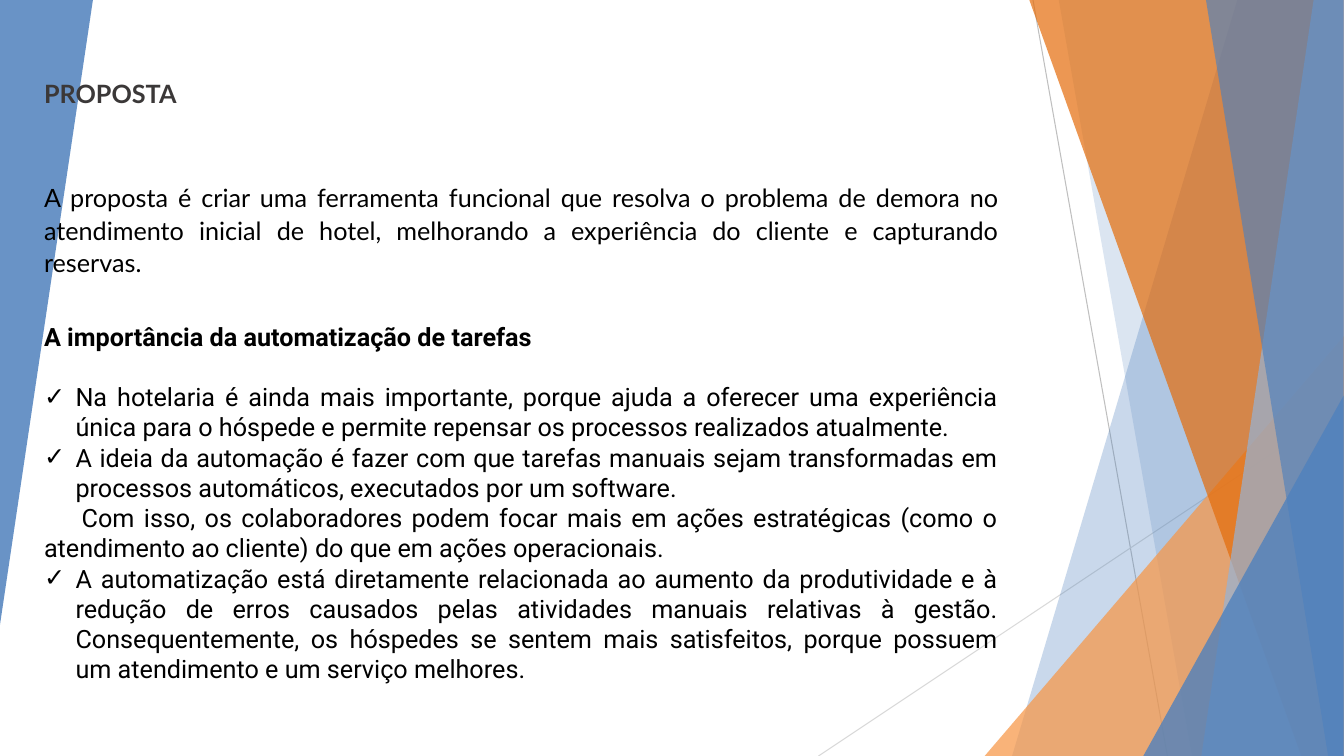
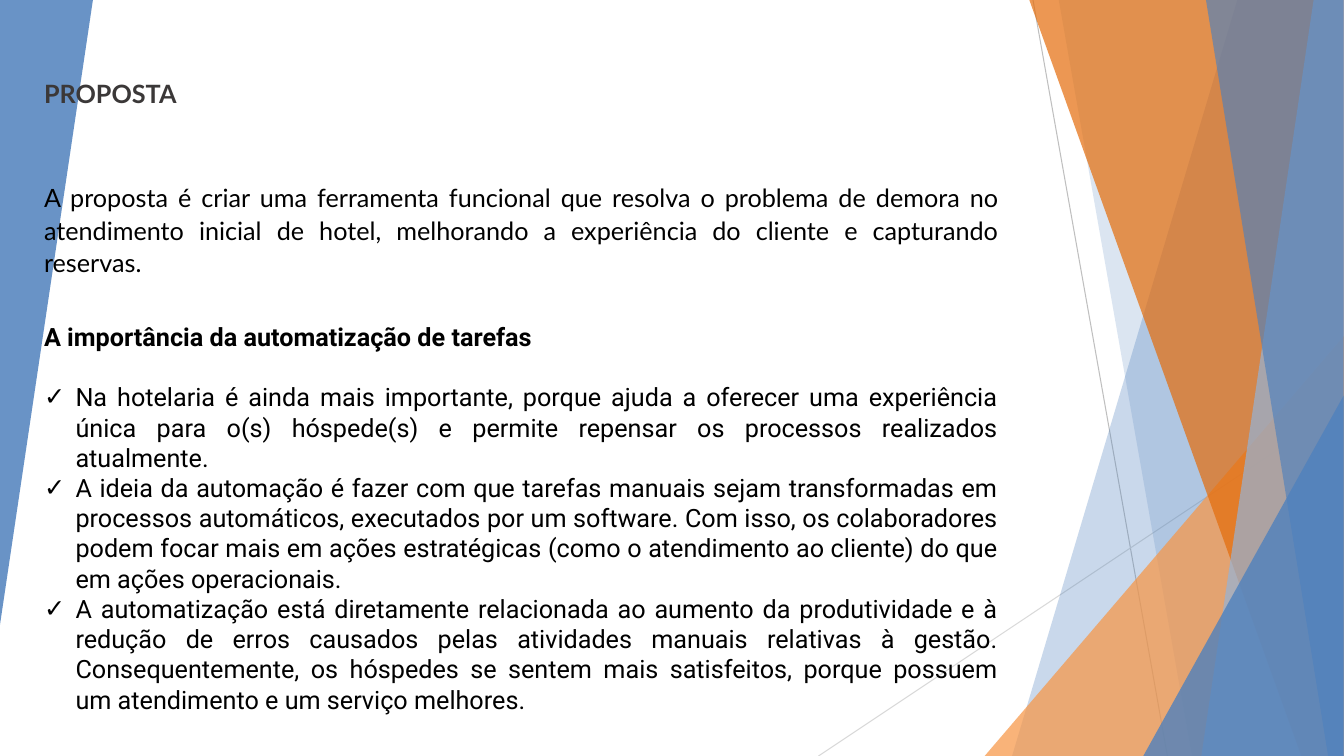
Before and after one commit to almird863/projeto-sistemas-final-reservas, a slide deck: slide 4 of documentos/PROJETO INTEGRADOR.pptx. Drawn at 1344x756 pixels with LibreOffice and Linux fonts; fonts in the diff are those of the drawing. Boxes give left, top, right and bottom in pixels: in the first picture for what was removed or moved away, otherwise in the second. Text is boxed around its words. In the diff, an @@ line names an element or a change of style, - is before the commit and + after.

```diff
--- a/documentos/PROJETO INTEGRADOR.pptx
+++ b/documentos/PROJETO INTEGRADOR.pptx
@@ text at [76, 387, 998, 594]: text changed @@
-✓ Na hotelaria é ainda mais importante, porque ajuda a oferecer uma experiência única para o hóspede e permite repensar os processos realizados atualmente.
-✓ A ideia da automação é fazer com que tarefas manuais sejam transformadas em processos automáticos, executados por um software.
-Com isso, os colaboradores podem focar mais em ações estratégicas (como o atendimento ao cliente) do que em ações operacionais.
+✓ Na hotelaria é ainda mais importante, porque ajuda a oferecer uma experiência única para o(s) hóspede(s) e permite repensar os processos realizados atualmente.
+✓ A ideia da automação é fazer com que tarefas manuais sejam transformadas em processos automáticos, executados por um software. Com isso, os colaboradores podem focar mais em ações estratégicas (como o atendimento ao cliente) do que em ações operacionais.
```
Also in this commit, not shown: 6 other slides changed, 1 slide added, 1 slide removed, 1 other file.
